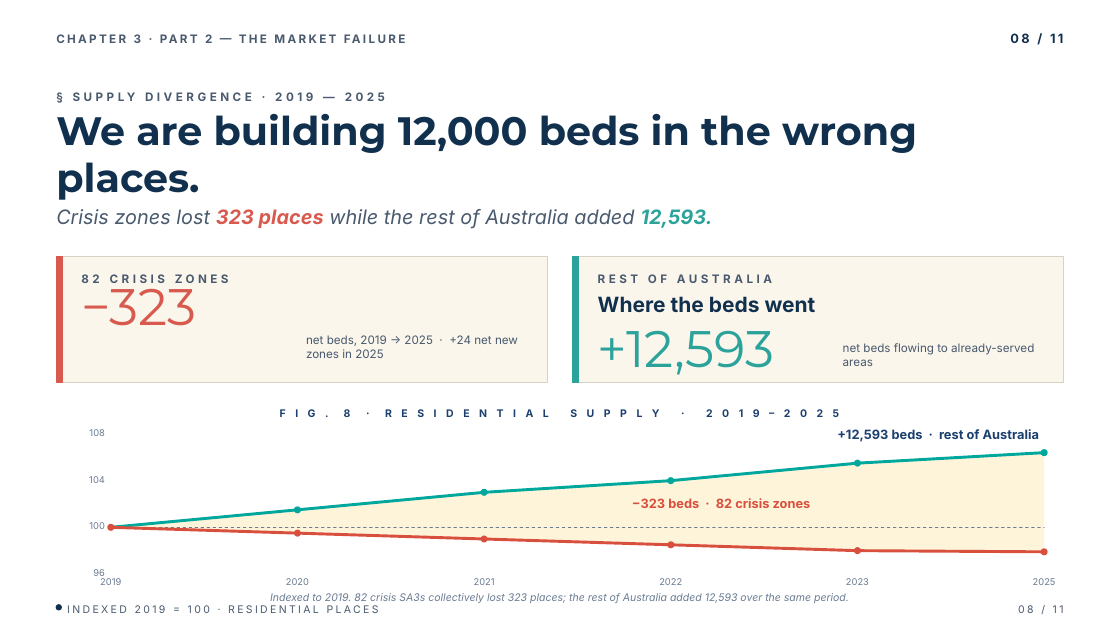
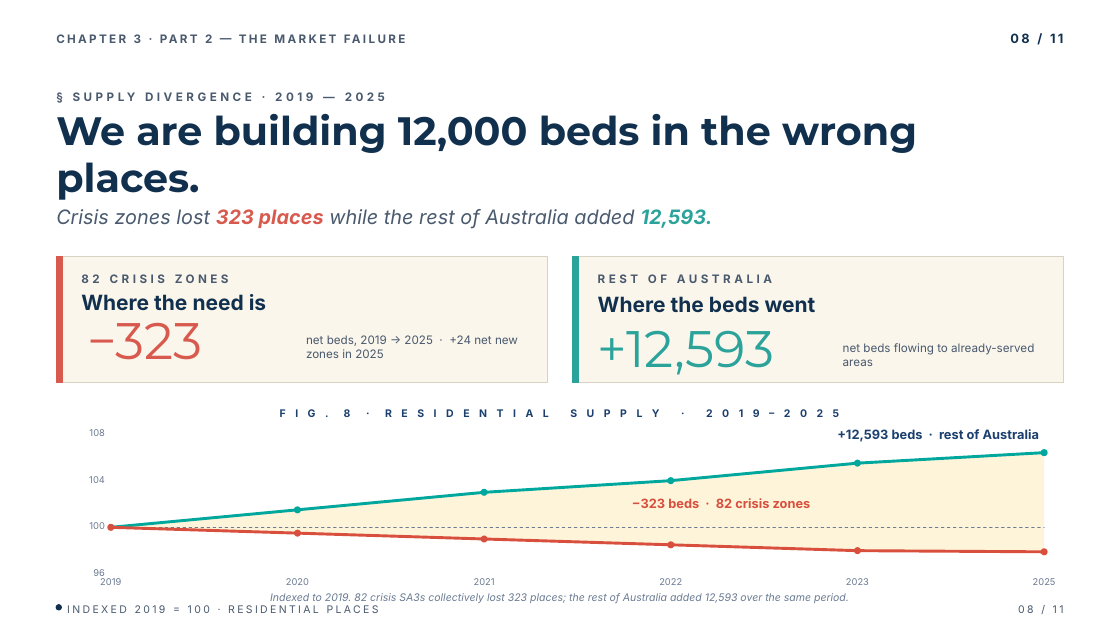
Before and after one commit to Alexandro2999/dvn-at3-aged-care-gap, a slide deck: slide 8 of slides_deck/Australias-Aged-Care-Gap.pptx. Drawn at 1120x630 pixels with LibreOffice and Linux fonts; fonts in the diff are those of the drawing. Boxes give left, top, right and bottom in pixels: in the first picture for what was removed or moved away, otherwise in the second. Text is boxed around its words. In the diff, an @@ line names an element or a change of style, - is before the commit and + after.

```diff
--- a/slides_deck/Australias-Aged-Care-Gap.pptx
+++ b/slides_deck/Australias-Aged-Care-Gap.pptx
@@ text added at box(81, 294, 266, 311), 18 pt, text #11304E, bold @@
+Where the need is
@@ text "−323": place and size @@
-text "−323" at box(81, 275, 196, 326)
+text "−323" at box(87, 310, 202, 360)
```
Also in this commit, not shown: 3 other slides changed, 1 slide added, 3 other files.
